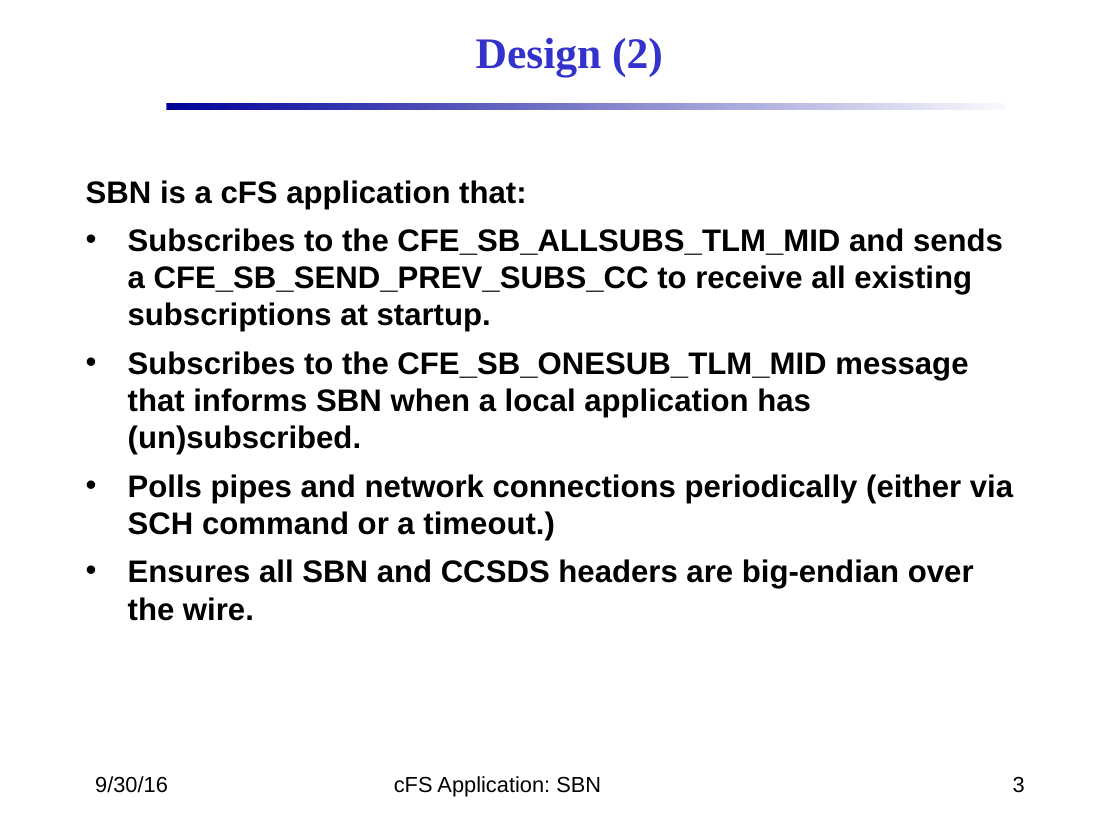
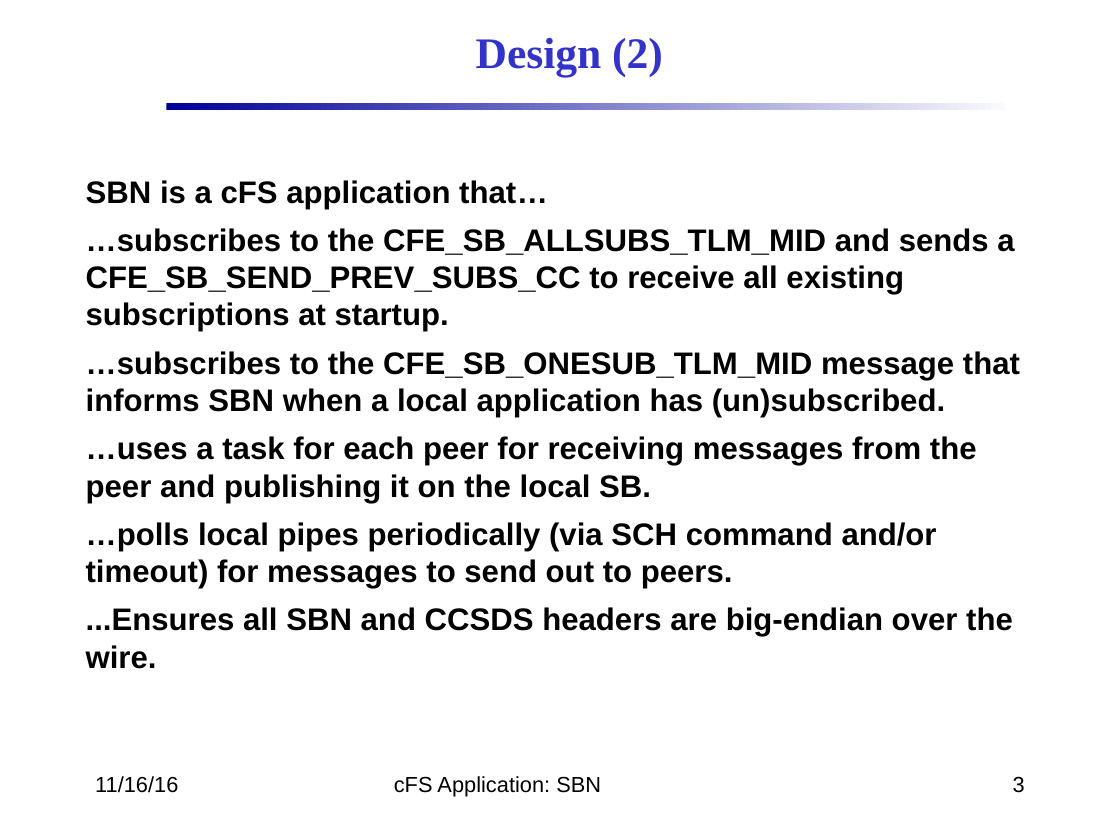
Before and after one commit to nasa/SBN, a slide deck: slide 3 of docs/SBN_Design.pptx. Drawn at 1120x840 pixels with LibreOffice and Linux fonts; fonts in the diff are those of the drawing; background and template pictures are left out. Boxes give left, top, right and bottom in pixels: in the first picture for what was removed or moved away, otherwise in the second. Text is boxed around its words. In the diff, an @@ line names an element or a change of style, - is before the commit and + after.

Commit message:
updated

```diff
--- a/docs/SBN_Design.pptx
+++ b/docs/SBN_Design.pptx
@@ text at <box>86,180,1020,669</box>: text changed @@
-SBN is a cFS application that:
-• Subscribes to the CFE_SB_ALLSUBS_TLM_MID and sends a CFE_SB_SEND_PREV_SUBS_CC to receive all existing subscriptions at startup.
-• Subscribes to the CFE_SB_ONESUB_TLM_MID message that informs SBN when a local application has (un)subscribed.
-• Polls pipes and network connections periodically (either via SCH command or a timeout.)
-• Ensures all SBN and CCSDS headers are big-endian over the wire.
+SBN is a cFS application that…
+…subscribes to the CFE_SB_ALLSUBS_TLM_MID and sends a CFE_SB_SEND_PREV_SUBS_CC to receive all existing subscriptions at startup.
+…subscribes to the CFE_SB_ONESUB_TLM_MID message that informs SBN when a local application has (un)subscribed.
+…uses a task for each peer for receiving messages from the peer and publishing it on the local SB.
+…polls local pipes periodically (via SCH command and/or timeout) for messages to send out to peers.
+...Ensures all SBN and CCSDS headers are big-endian over the wire.
@@ text at <box>95,776,178,793</box>: text changed @@
-9/30/16
+11/16/16
```
Also in this commit, not shown: 16 other slides changed.
